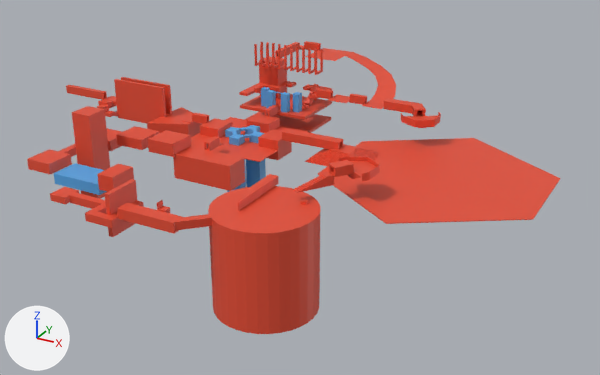
The Blender file etc/level_blend_files/dungeon1_blockout.blend as it was, and as the next commit left it.
Camera for both pictures: a 50 mm lens placed at (119.2, -184.6, 81.0), pointed at (18.6, -1.6, -10.5). Lighting does not change. The marker at lower left points along +X, +Y and +Z.
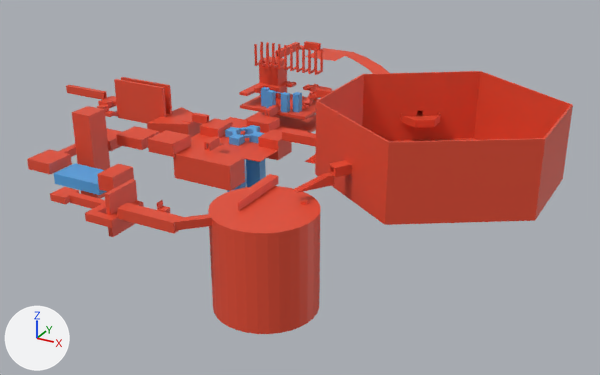
Patch to the scene script:
```diff
--- a/etc/level_blend_files/dungeon1_blockout.blend.py
+++ b/etc/level_blend_files/dungeon1_blockout.blend.py
@@ me_cube_017 @@
 # used by ob_cube_015; location = (0.0, 0.0, 0.0)
-me_cube_017.from_pydata(...)  # 2176 vertices, 1987 faces; spans x -64.5..84.2, y -58.5..51.6, z -23.1..20.0
+me_cube_017.from_pydata(...)  # 2272 vertices, 2077 faces; spans x -64.5..84.7, y -58.5..51.6, z -23.1..20.0
+# me_cube_017 part 1
+# 6 faces are deleted
+# 40 vertices are added at x 29.5..84.7, y -23.2..22.9, z 0.0..19.3
+# 6 new vertices lie (0.0, 0.0, 2.5) away from vertices in x 30.0..84.2, y -31.0..30.7, z 0.2
+# 6 new vertices lie (0.0, 0.0, 1.8) away from vertices in x 30.0..84.2, y -31.0..30.7, z 2.7
+# 6 new vertices lie (0.0, 0.0, 2.4) away from vertices in x 30.0..84.2, y -31.0..30.7, z 4.5
+# 6 new vertices lie (0.0, 0.0, 1.9) away from vertices in x 30.0..84.2, y -31.0..30.7, z 6.9
+# 6 new vertices lie (0.0, 0.0, 10.5) away from vertices in x 30.0..84.2, y -31.0..30.7, z 8.8
+# 12 new vertices lie (0.0, 26.8, 0.0) away from vertices in x 29.5..84.7, y -13.5, z 0.0..19.3
+# 7 new vertices lie (-28.4, 18.0, 0.0) away from vertices in x 84.7, y 13.3, z 0.0..19.3
+# 7 new vertices lie (-28.4, -18.1, 0.0) away from vertices in x 84.7, y -13.5, z 0.0..19.3
+# 96 new faces join them
 me_cube_017.materials.append(mat_regular)
```

Location of each change, [x1, y1, x2, y2] in pixels of the pictures (600 x 375 px):
'Cube.015', reshaped: before [27, 41, 561, 334]; after [27, 41, 573, 334]
part 1 of me_cube_017, built on: before [318, 174, 561, 224]; after [315, 71, 573, 225]
